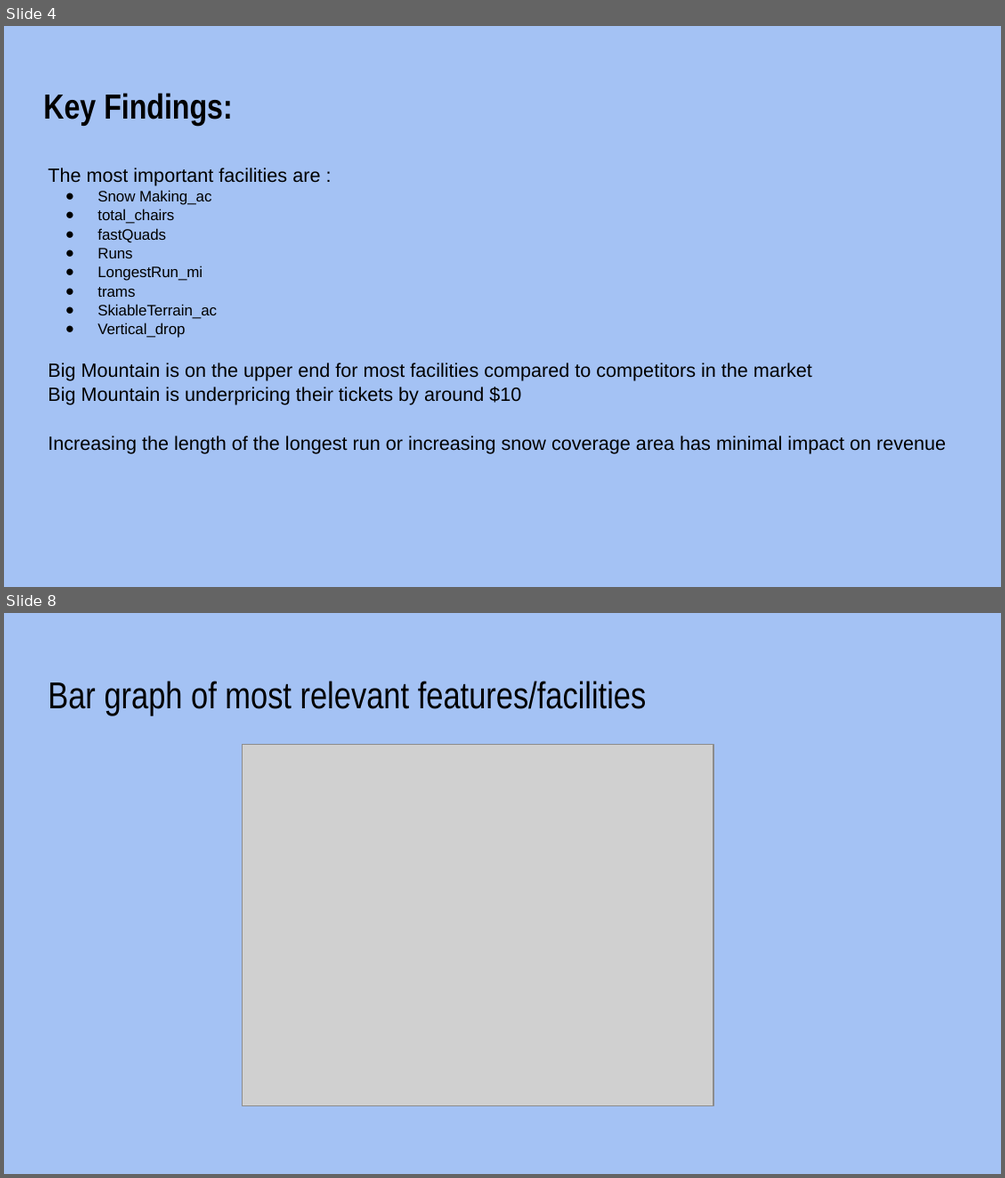
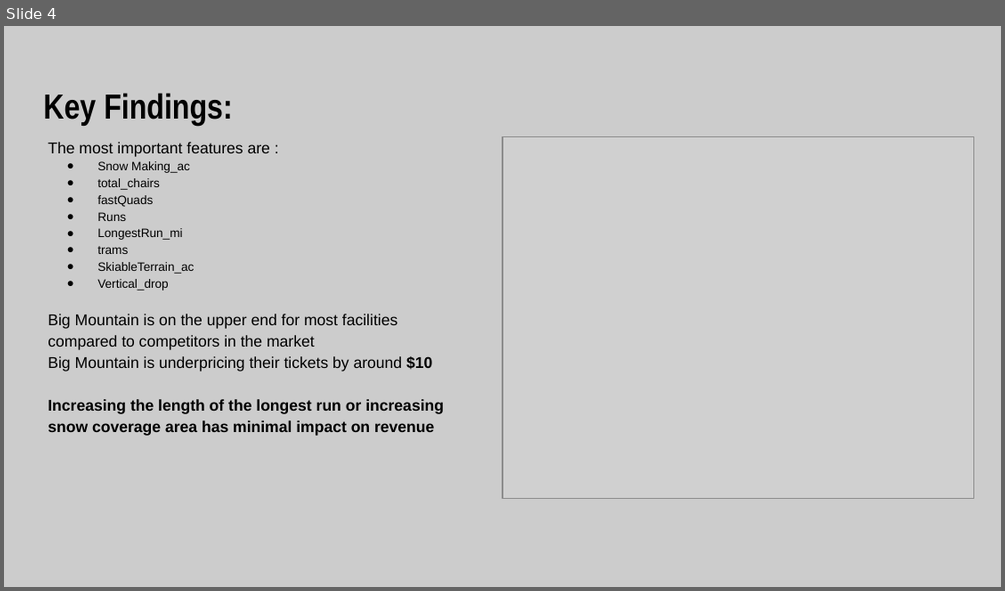
Before and after one commit to shaisid01/Data-Science, a slide deck: CapstoneProjects/Big Mountain Ski Resort/Docs/Project Slides.pptx. Shown one above the other, each under a label of ours: slides 4 and 8 before the commit, slide 4 after it; the slides between them are not shown. The pictures are 1005x1178 and 1005x591 pixels, drawn with LibreOffice and Linux fonts; fonts in the diff are those of the drawing; grey boxes stand for pictures. Boxes give left, top, right and bottom in pixels: in the first picture for what was removed or moved away, otherwise in the second. Text is boxed around its words. In the diff, an @@ line names an element or a change of style, - is before the commit and + after.

```diff
--- a/CapstoneProjects/Big Mountain Ski Resort/Docs/Project Slides.pptx
+++ b/CapstoneProjects/Big Mountain Ski Resort/Docs/Project Slides.pptx
@@ slide 8 removed at [4,613,1001,1174], background #A4C2F4 @@
@@ title removed at [48,681,647,716] @@
-Bar graph of most relevant features/facilities
@@ picture removed at [243,745,713,1106] @@
@@ slide 4 changed as well @@
@@ background #A4C2F4 to #CCCCCC @@
@@ text "The most important features are ...": place and size @@
-text "The most important features are ..." at [48,168,946,454]
+text "The most important features are ..." at [48,142,444,435]
@@ text at [48,142,270,157]: text changed; size 13.9 to 11.2 pt @@
-The most important facilities are :
+The most important features are :
@@ picture added at [502,136,974,499] @@
@@ text at [48,161,444,435]: size 10.8 to 8.8 pt in "Snow Making_ac", "total_chairs", "fastQuads", "Runs" and 4 more places; size 13.9 to 11.2 pt in "Big Mountain is on the upper end ...", "Big Mountain is underpricing their tickets by ...", "Increasing the length of the longest run ..."; bold on in "$10", "Increasing the length of the longest run ..."; indent changed; line spacing 1.05 to 1.15 @@
```
Also in this commit, not shown: 7 other slides changed, 1 other slide removed, 1 other file.
